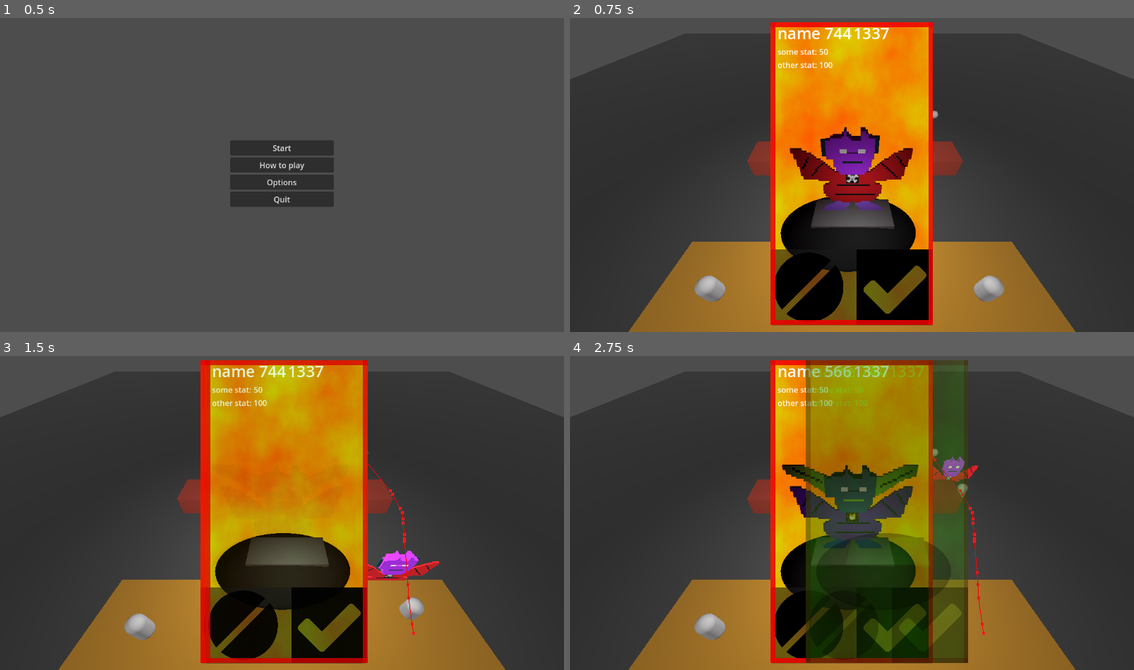
Above: before the commit, frames 1-4 (two rows, left to right).
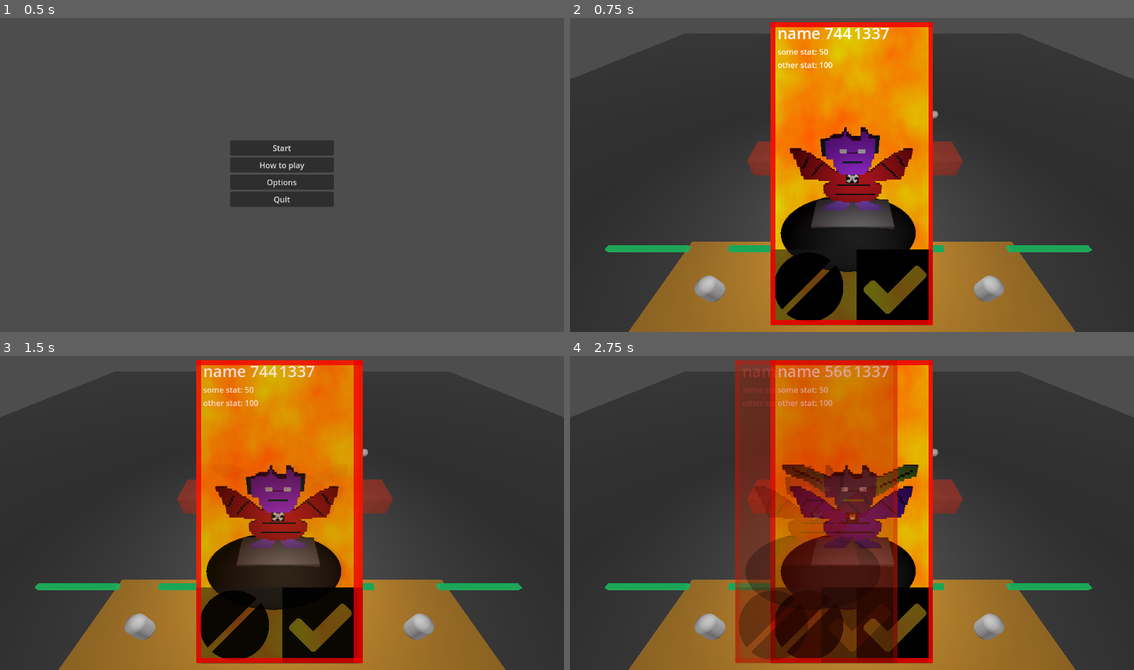
Above: after the commit, the same moments.

Repository: gams-n-such/LD55
Game: Godot game, scene res://Menu/main_menu.tscn
The game is run twice, just before and just after one commit, with the same random seed, the same clock (stepped at 60 frames per second) and the same inputs.
Inputs (mouse positions are in pixels of both pictures, inside the frame that each line leads up to; where the layout moved, square brackets give the same spot in the first picture):
- Up to frame 1 (0.5 s): no input
- Up to frame 2 (0.75 s): click "Start" at 0.5 s
- Up to frame 3 (1.5 s): click (236, 626) at 1.25 s
- Up to frame 4 (2.75 s): click (897, 626) [806, 626] at 2 s

Frame 1 is identical in both runs. In frame 2, 0.9% of the frame differs, in the area x 6-93%, y 72-75%; in frame 3, 15%; in frame 4, 39%, in the area x 6-93%, y 1-98%.

Commit message:
autobattle
autobattle

Diff:
--- a/Demon_assets/Demon.gd
+++ b/Demon_assets/Demon.gd
@@ -1,16 +1,24 @@
 extends CharacterBody3D
 class_name Demon
 
-var Health := randf_range(100.0, 500.0)
+var MaxHealth := randf_range(100.0, 500.0)
+var Health=MaxHealth
 var Damage := randf_range(10.0, 50.0)
 var Name := "name " + str(randi_range(0, 2048))
 
-@export var SPEED = 15.0
+@export var SPEED = 25.0
 var GRAVITY = ProjectSettings.get_setting("physics/3d/default_gravity")
 var home_pos:Vector3
 var attack=true
 var acctive=false
+var target:Person
 
+func upadate_taget():
+	if $"../../Enemies".get_child_count()>0:
+		target=$"../../Enemies".get_child(randi()%$"../../Enemies".get_child_count())
+	else:
+		get_tree().change_scene_to_file("res://Menu/main_menu.tscn")
+		target=null
 func _ready():
 	call_deferred("actor_setup")
 	actor_setup()
@@ -26,17 +34,20 @@
 	#		$"../goal".global_position,
 	#		$"../goal".global_position+Vector3.DOWN*100.0
 	#		))
-	set_movement_target($"../../goal".global_position)
+	upadate_taget()
+	set_movement_target(target.global_position)
 	home_pos=global_position
 
 	print("SET",NavigationServer3D.map_get_closest_point_to_segment(
 			get_world_3d().navigation_map,
-			$"../../goal".global_position,
-			$"../../goal".global_position+Vector3.DOWN*100.0
+			target.global_position,
+			target.global_position+Vector3.DOWN*100.0
 			))
 
 
 func _physics_process(delta):
+	$hpBar.hp=Health
+	$hpBar.max_hp=MaxHealth
 	if acctive:
 		# movement
 		var input_dir = Vector2.ZERO#Input.get_vector("left", "right", "forward", "backward")
@@ -55,9 +66,13 @@
 			if attack==true:
 				attack=false
 				set_movement_target(home_pos)
+				if is_instance_valid(target):
+					target.damage(50)
+					self.damage(50)
 			else:
 				attack=true
-				set_movement_target($"../../goal".global_position)
+				upadate_taget()
+				set_movement_target(target.global_position)
 			return
 
 		#set_movement_target($"../goal".global_position)
@@ -74,10 +89,10 @@
 
 
 
-
-
-
-
+func damage(v):
+	Health-=v
+	if Health<=0:
+		self.queue_free()
 
 func move_in_direction(input_dir : Vector2, delta : float):
 	if not is_on_floor():
--- a/Demon_assets/Demon.tscn
+++ b/Demon_assets/Demon.tscn
@@ -1,10 +1,23 @@
-[gd_scene load_steps=4 format=3 uid="uid://pjgixyo0f7oi"]
+[gd_scene load_steps=8 format=3 uid="uid://pjgixyo0f7oi"]
 
 [ext_resource type="Script" path="res://Demon_assets/Demon.gd" id="1_uju32"]
+[ext_resource type="Script" path="res://Demon_assets/hpBar.gd" id="2_1hegi"]
 
 [sub_resource type="CapsuleShape3D" id="CapsuleShape3D_g0r45"]
 
 [sub_resource type="CapsuleMesh" id="CapsuleMesh_3wjel"]
+
+[sub_resource type="BoxMesh" id="BoxMesh_g6dbd"]
+
+[sub_resource type="StandardMaterial3D" id="StandardMaterial3D_aad33"]
+albedo_color = Color(0, 0, 0, 1)
+emission_enabled = true
+emission = Color(1, 0, 0, 1)
+
+[sub_resource type="StandardMaterial3D" id="StandardMaterial3D_qg6e6"]
+albedo_color = Color(0, 0, 0, 1)
+emission_enabled = true
+emission = Color(0, 0.643137, 0.321569, 1)
 
 [node name="Demon" type="CharacterBody3D"]
 script = ExtResource("1_uju32")
@@ -15,3 +28,15 @@
 [node name="MeshInstance3D" type="MeshInstance3D" parent="."]
 mesh = SubResource("CapsuleMesh_3wjel")
 skeleton = NodePath("../CollisionShape3D")
+
+[node name="hpBar" type="MeshInstance3D" parent="."]
+transform = Transform3D(3, 0, 0, 0, 0.2, 0, 0, 0, 0.2, 0, 4.93016, 0)
+mesh = SubResource("BoxMesh_g6dbd")
+surface_material_override/0 = SubResource("StandardMaterial3D_aad33")
+script = ExtResource("2_1hegi")
+
+[node name="green" type="MeshInstance3D" parent="hpBar"]
+transform = Transform3D(0.5, 0, 0, 0, 1.01, 0, 0, 0, 1.01, 0, 0, 0)
+mesh = SubResource("BoxMesh_g6dbd")
+skeleton = NodePath("../..")
+surface_material_override/0 = SubResource("StandardMaterial3D_qg6e6")
--- a/Demon_assets/demon_card.tscn
+++ b/Demon_assets/demon_card.tscn
@@ -12,8 +12,8 @@
 
 [node name="Demon_card" type="CanvasLayer" node_paths=PackedStringArray("accept", "decline")]
 script = ExtResource("1_sc3gs")
-accept = NodePath("PanelContainer/Info_vbox/Buttons_grid/decline")
-decline = NodePath("PanelContainer/Info_vbox/Buttons_grid/accept")
+accept = NodePath("PanelContainer/Info_vbox/Buttons_grid/accept")
+decline = NodePath("PanelContainer/Info_vbox/Buttons_grid/decline")
 
 [node name="Control2" type="Control" parent="."]
 layout_mode = 3
--- /dev/null
+++ b/Demon_assets/hpBar.gd
@@ -0,0 +1,11 @@
+extends MeshInstance3D
+
+var hp=5.0
+var max_hp=10.0
+
+func _process(delta):
+	var value=float(hp)/float(max_hp)
+	$green.position.x=-(1-value)*0.5
+	$green.scale.x=value*1.01
+	if value<0:
+		visible=false
--- a/Levels/sandbox.tscn
+++ b/Levels/sandbox.tscn
@@ -1,8 +1,9 @@
-[gd_scene load_steps=15 format=3 uid="uid://bxtq3qx5uuka8"]
+[gd_scene load_steps=16 format=3 uid="uid://bxtq3qx5uuka8"]
 
 [ext_resource type="PackedScene" uid="uid://pjgixyo0f7oi" path="res://Demon_assets/Demon.tscn" id="1_7luf4"]
 [ext_resource type="Script" path="res://Levels/Demons3D.gd" id="2_ykyu0"]
 [ext_resource type="PackedScene" uid="uid://djwqtpngmogyb" path="res://Demon_assets/demon_manager.tscn" id="2_yy123"]
+[ext_resource type="PackedScene" uid="uid://du0ksrustblls" path="res://person.tscn" id="4_scexy"]
 
 [sub_resource type="NavigationMesh" id="NavigationMesh_iyjvi"]
 vertices = PackedVector3Array(3, 4, 40, 15.75, 4, 40.25, 15.75, 4, 38.75, 3, 4, 40, 15.75, 4, 38.75, 16.5, 4, 37.25, 3, …(5587 unchanged characters)…
@@ -191,3 +192,17 @@
 [node name="goal" type="MeshInstance3D" parent="."]
 transform = Transform3D(1, 0, 0, 0, 1, 0, 0, 0, 1, 10.3033, 1.39888, 0)
 mesh = SubResource("SphereMesh_p5csc")
+
+[node name="Enemies" type="Node" parent="."]
+
+[node name="Person" parent="Enemies" instance=ExtResource("4_scexy")]
+transform = Transform3D(1, 0, 0, 0, 1, 0, 0, 0, 1, 8.72156, 0, -16.7329)
+
+[node name="Person2" parent="Enemies" instance=ExtResource("4_scexy")]
+transform = Transform3D(1, 0, 0, 0, 1, 0, 0, 0, 1, 3.22684, 0, -16.7329)
+
+[node name="Person3" parent="Enemies" instance=ExtResource("4_scexy")]
+transform = Transform3D(1, 0, 0, 0, 1, 0, 0, 0, 1, -2.2953, 0, -16.7329)
+
+[node name="Person4" parent="Enemies" instance=ExtResource("4_scexy")]
+transform = Transform3D(1, 0, 0, 0, 1, 0, 0, 0, 1, -7.2953, 0, -16.7329)
--- /dev/null
+++ b/person.gd
@@ -0,0 +1,16 @@
+extends Node3D
+
+class_name Person
+
+var MaxHealth := randf_range(100.0, 500.0)
+var Health=MaxHealth
+
+func _physics_process(delta):
+	$hpBar.hp=Health
+	$hpBar.max_hp=MaxHealth
+
+
+func damage(hit):
+	Health-=50
+	if Health<=0:
+		self.queue_free()
--- /dev/null
+++ b/person.tscn
@@ -0,0 +1,37 @@
+[gd_scene load_steps=7 format=3 uid="uid://du0ksrustblls"]
+
+[ext_resource type="Script" path="res://Demon_assets/hpBar.gd" id="1_5eil5"]
+[ext_resource type="Script" path="res://person.gd" id="1_ve5oq"]
+
+[sub_resource type="SphereMesh" id="SphereMesh_g4pa4"]
+
+[sub_resource type="BoxMesh" id="BoxMesh_axt8h"]
+
+[sub_resource type="StandardMaterial3D" id="StandardMaterial3D_vdx8i"]
+albedo_color = Color(0, 0, 0, 1)
+emission_enabled = true
+emission = Color(1, 0, 0, 1)
+
+[sub_resource type="StandardMaterial3D" id="StandardMaterial3D_0sk44"]
+albedo_color = Color(0, 0, 0, 1)
+emission_enabled = true
+emission = Color(0, 0.643137, 0.321569, 1)
+
+[node name="Person" type="Node3D"]
+script = ExtResource("1_ve5oq")
+
+[node name="MeshInstance3D" type="MeshInstance3D" parent="."]
+transform = Transform3D(1, 0, 0, 0, 5, 0, 0, 0, 1, 0, 2.21888, 0)
+mesh = SubResource("SphereMesh_g4pa4")
+
+[node name="hpBar" type="MeshInstance3D" parent="."]
+transform = Transform3D(3, 0, 0, 0, 0.2, 0, 0, 0, 0.2, 0, 4.93016, 0)
+mesh = SubResource("BoxMesh_axt8h")
+surface_material_override/0 = SubResource("StandardMaterial3D_vdx8i")
+script = ExtResource("1_5eil5")
+
+[node name="green" type="MeshInstance3D" parent="hpBar"]
+transform = Transform3D(0.5, 0, 0, 0, 1.01, 0, 0, 0, 1.01, 0, 0, 0)
+mesh = SubResource("BoxMesh_axt8h")
+skeleton = NodePath("../..")
+surface_material_override/0 = SubResource("StandardMaterial3D_0sk44")
--- a/privew_3d_demon.tscn
+++ b/privew_3d_demon.tscn
@@ -36,10 +36,10 @@
 [node name="Privew3dDemon" type="Node"]
 
 [node name="Camera3D" type="Camera3D" parent="."]
-transform = Transform3D(1, 0, 0, 0, 0.835779, 0.549067, 0, -0.549067, 0.835779, -0.58481, 5.5821, 5.59968)
+transform = Transform3D(1, 0, 0, 0, 0.835779, 0.549067, 0, -0.549067, 0.835779, -0.0672223, 7.45937, 7.86175)
 
 [node name="demon_look" type="Node3D" parent="."]
-transform = Transform3D(1, 0, 0, 0, 1, 0, 0, 0, 1, -0.71298, -2.27069, -2.24696)
+transform = Transform3D(1, 0, 0, 0, 1, 0, 0, 0, 1, -0.195392, -0.393422, 0.0151144)
 
 [node name="randomhead" type="Node3D" parent="demon_look"]
 transform = Transform3D(1, 0, 0, 0, 1, 0, 0, 0, 1, 0, 2.27069, 0)
@@ -79,16 +79,16 @@
 skeleton = NodePath("../../..")
 
 [node name="OmniLight3D" type="OmniLight3D" parent="."]
-transform = Transform3D(1, 0, 0, 0, 1, 0, 0, 0, 1, -0.248599, 0, -0.261713)
+transform = Transform3D(1, 0, 0, 0, 1, 0, 0, 0, 1, 0.268989, 1.87727, 2.00036)
 
 [node name="WorldEnvironment" type="WorldEnvironment" parent="."]
 environment = SubResource("Environment_jec0h")
 
 [node name="MeshInstance3D" type="MeshInstance3D" parent="."]
-transform = Transform3D(4.09924, 0, 0, 0, 1, 0, 0, 0, 2.01824, -0.551305, -2.439, -2.1271)
+transform = Transform3D(4.09924, 0, 0, 0, 1, 0, 0, 0, 2.01824, -0.0337174, -0.561732, 0.134974)
 mesh = SubResource("BoxMesh_8e33d")
 
 [node name="MeshInstance3D2" type="MeshInstance3D" parent="."]
-transform = Transform3D(7, 0, 0, 0, 1, 0, 0, 0, 5, -0.774109, -2.50758, -1.63717)
+transform = Transform3D(7, 0, 0, 0, 1, 0, 0, 0, 5, -0.256521, -0.630312, 0.624904)
 mesh = SubResource("SphereMesh_th83c")
 surface_material_override/0 = SubResource("StandardMaterial3D_28hl0")
